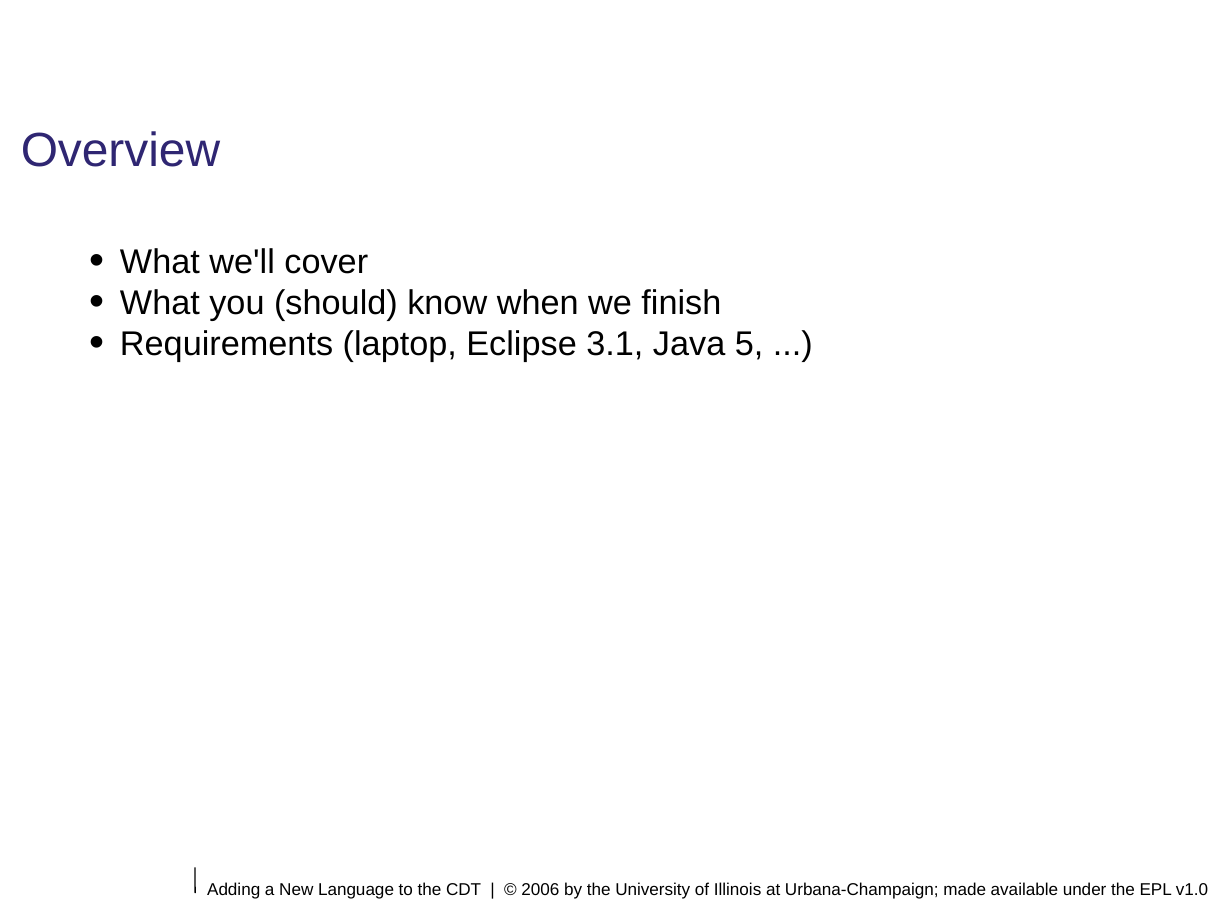
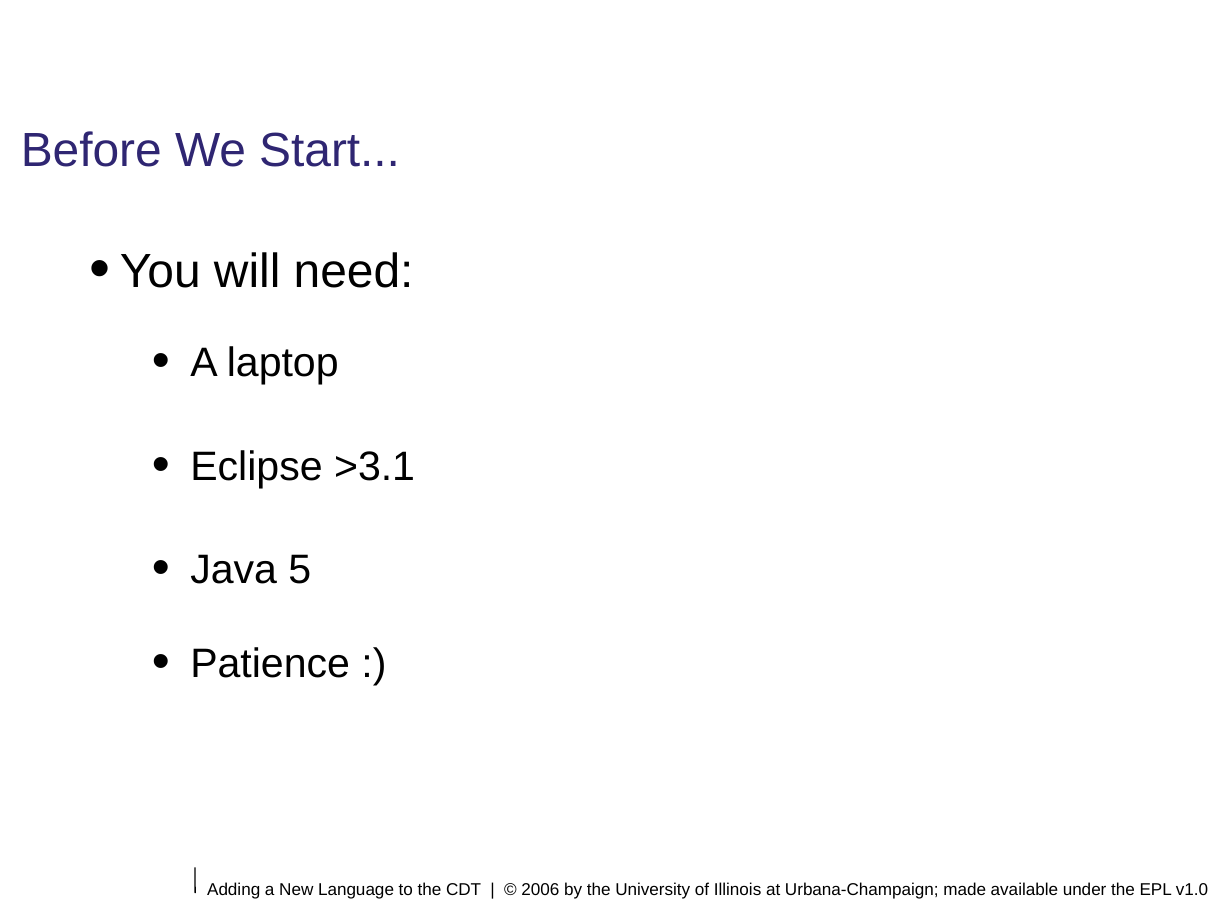
Before and after one commit to eclipse-ptp/ptp.photran, a slide deck: slide 8 of org.eclipse.photran-dev-docs/eclipsecon-2006/welcome-introduction-overview.odp (slide 4 before the commit). Drawn at 1232x924 pixels with LibreOffice and Linux fonts; fonts in the diff are those of the drawing; background and template pictures are left out. Boxes give left, top, right and bottom in pixels: in the first picture for what was removed or moved away, otherwise in the second. Text is boxed around its words. In the diff, an @@ line names an element or a change of style, - is before the commit and + after.

```diff
--- a/org.eclipse.photran-dev-docs/eclipsecon-2006/welcome-introduction-overview.odp
+++ b/org.eclipse.photran-dev-docs/eclipsecon-2006/welcome-introduction-overview.odp
@@ title at (x1=21, y1=131, x2=400, y2=167): text changed @@
-Overview
+Before We Start...
@@ text at (x1=120, y1=252, x2=415, y2=678): text changed; size 20 to 24 pt @@
-• What we'll cover
-• What you (should) know when we finish
-• Requirements (laptop, Eclipse 3.1, Java 5, ...)
+• You will need:
+  • A laptop
+  • Eclipse >3.1
+  • Java 5
+  • Patience :)
```
Also in this commit, not shown: 2 other slides changed, 4 slides added, 1 slide removed.
